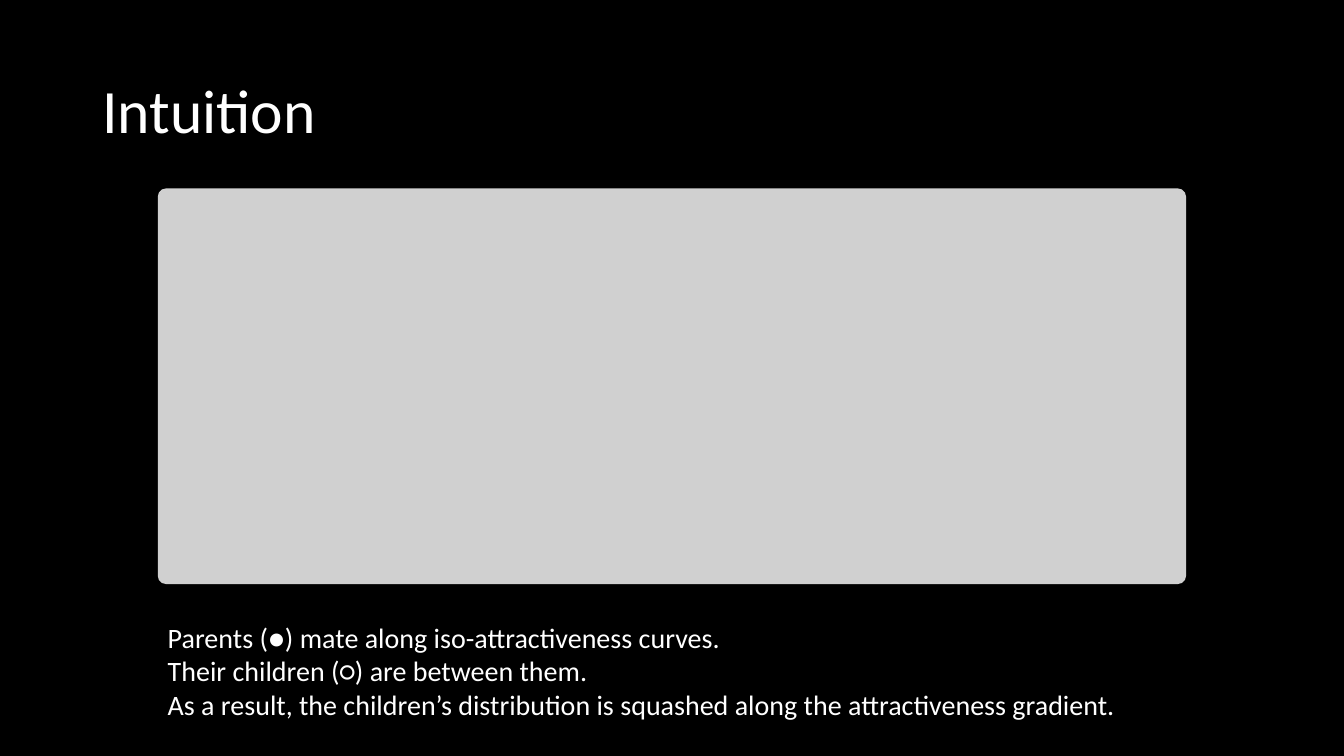
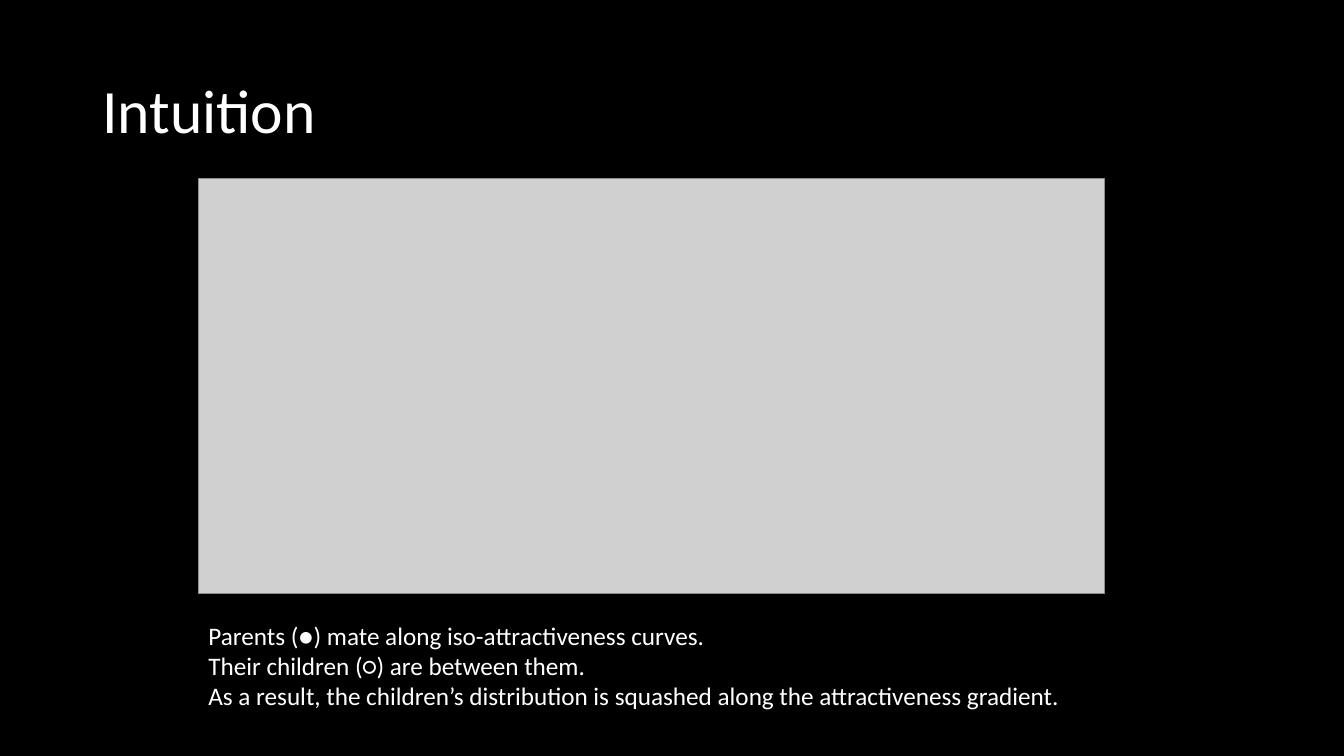
Before and after one commit to hughjonesd/trading-genetics, a slide deck: slide 7 of ESSGM Bologna 2023 presentation.pptx. Drawn at 1344x756 pixels with LibreOffice and Linux fonts; fonts in the diff are those of the drawing; grey boxes stand for pictures. Boxes give left, top, right and bottom in pixels: in the first picture for what was removed or moved away, otherwise in the second. Text is boxed around its words. In the diff, an @@ line names an element or a change of style, - is before the commit and + after.

```diff
--- a/ESSGM Bologna 2023 presentation.pptx
+++ b/ESSGM Bologna 2023 presentation.pptx
@@ picture: place and size @@
-picture at (158,189,1187,585)
+picture at (199,178,1105,594)
@@ text added at (351,593,428,594), 18 pt, text #000000 @@
+Parents
@@ text added at (908,593,994,594), 18 pt, text #000000 @@
+Children
@@ text "Parents (●) mate along iso-attractiveness ...": place and size @@
-text "Parents (●) mate along iso-attractiveness ..." at (168,628,1114,720)
+text "Parents (●) mate along iso-attractiveness ..." at (208,627,1058,710)
@@ text "Parents (●) mate along iso-attractiveness ..." at (208,627,1058,710): size 20 to 18 pt @@
```
Also in this commit, not shown: 14 other slides changed, 4 slides added, 4 slides removed, 1 other file.
